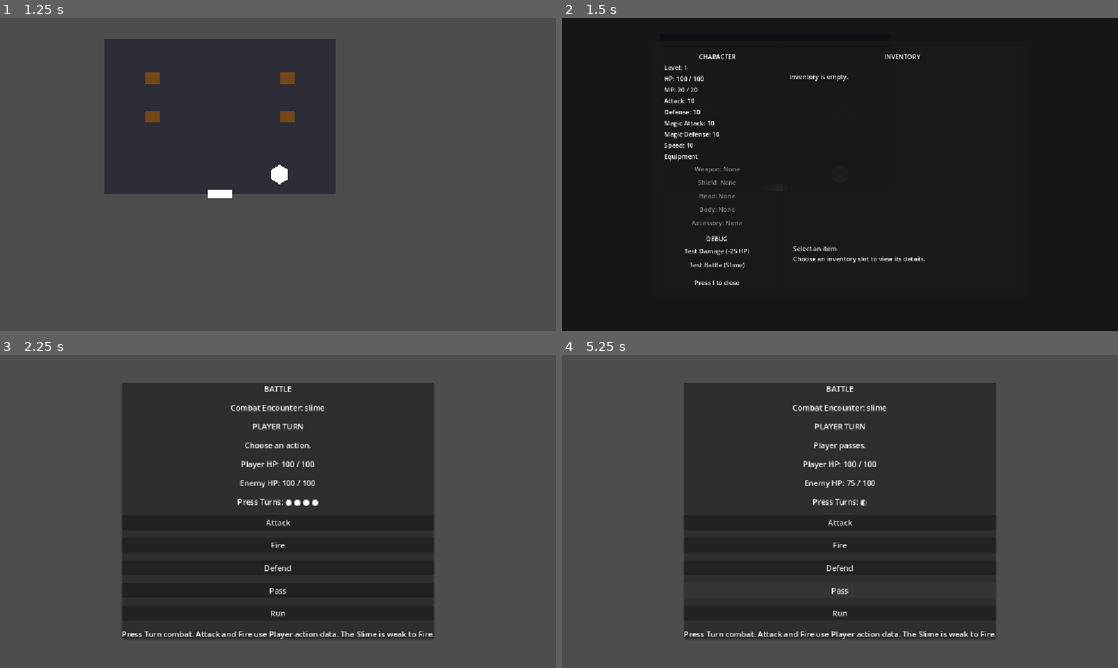
Above: before the commit, frames 1-4 (two rows, left to right).
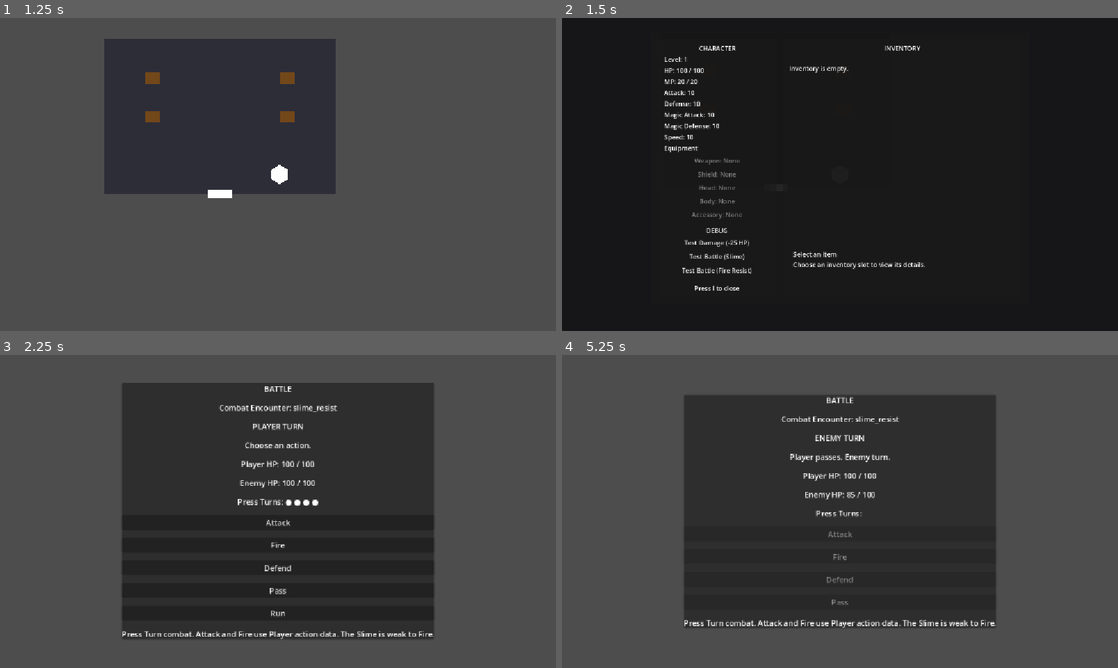
Above: after the commit, the same moments.

Repository: salexume94-pixel/Scripts
Game: Godot game, scene res://scenes/World.tscn
Same seed, same stepped clock (60 frames per second), same inputs: the game is played once before the commit and once after it.
Inputs (mouse positions are in pixels of both pictures, inside the frame that each line leads up to):
- Up to frame 1 (1.25 s): tap Enter at 0.5 s; hold Right (ui_right) from 0.53 s (still down); tap E at 0.6 s
- Up to frame 2 (1.5 s): release Right (ui_right) at 1.28 s; hold Down (ui_down) from 1.28 s (still down); tap I at 1.35 s
- Up to frame 3 (2.25 s): release Down (ui_down) at 2 s; click (155, 608) at 2 s, where only the run after the commit has a clickable "Test Battle (Fire Resist)"
- Up to frame 4 (5.25 s): click "Attack" at 2.75 s; click "Fire" at 3.5 s; click "Defend" at 4.25 s; click "Pass" at 5 s

Frame 1 is identical in both runs. In frame 2, 3.4% of the frame differs, in the area x 18-66%, y 8-88%; in frame 3, 0.3%; in frame 4, 6.2%, in the area x 22-78%, y 8-91%.

Commit message:
Add Fire Resist debug battle button

Diff:
--- a/ui/InventoryCharacterHUD.tscn
+++ b/ui/InventoryCharacterHUD.tscn
@@ -139,6 +139,10 @@
 layout_mode = 2
 text = "Test Battle (Slime)"
 
+[node name="TestResistBattleButton" type="Button" parent="Screen/Panel/Margin/Columns/CharacterPanel/CharacterMargin/CharacterVBox/DebugPanel/DebugMargin/DebugVBox"]
+layout_mode = 2
+text = "Test Battle (Fire Resist)"
+
 [node name="Spacer" type="Control" parent="Screen/Panel/Margin/Columns/CharacterPanel/CharacterMargin/CharacterVBox"]
 layout_mode = 2
 size_flags_vertical = 3
